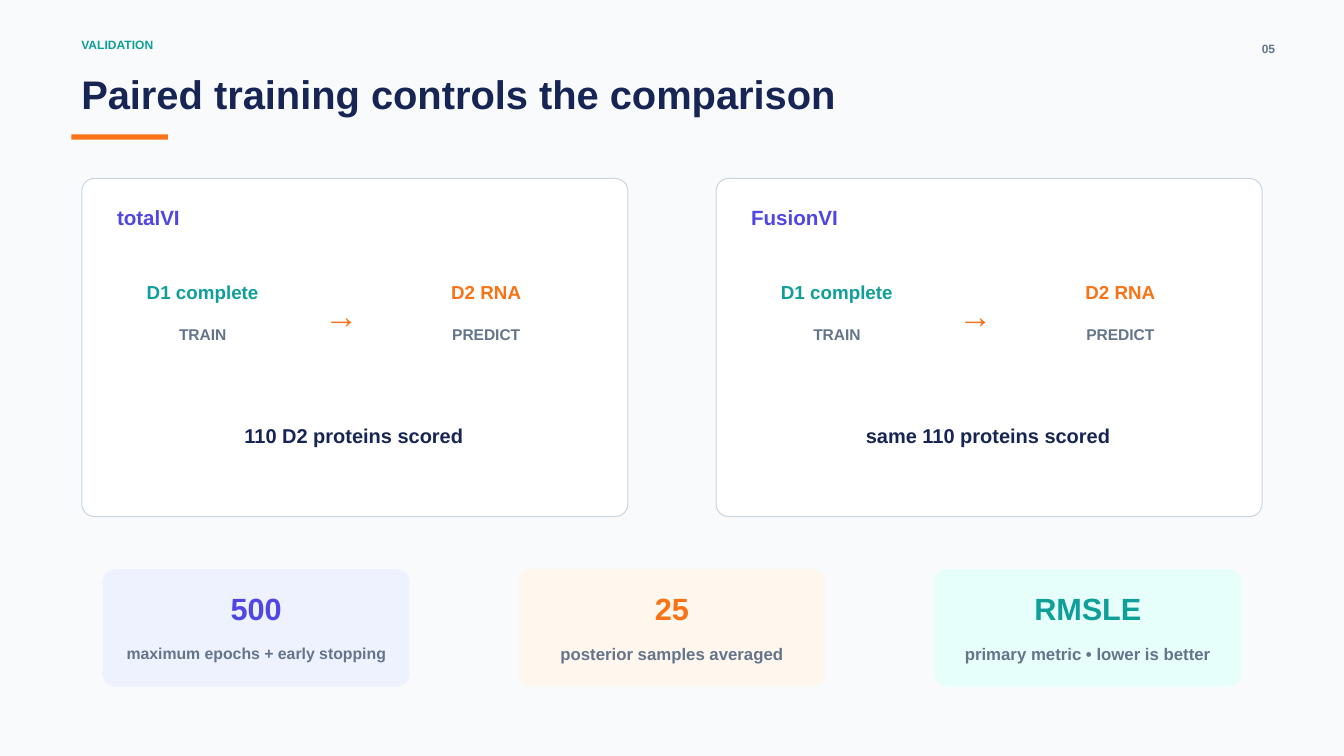
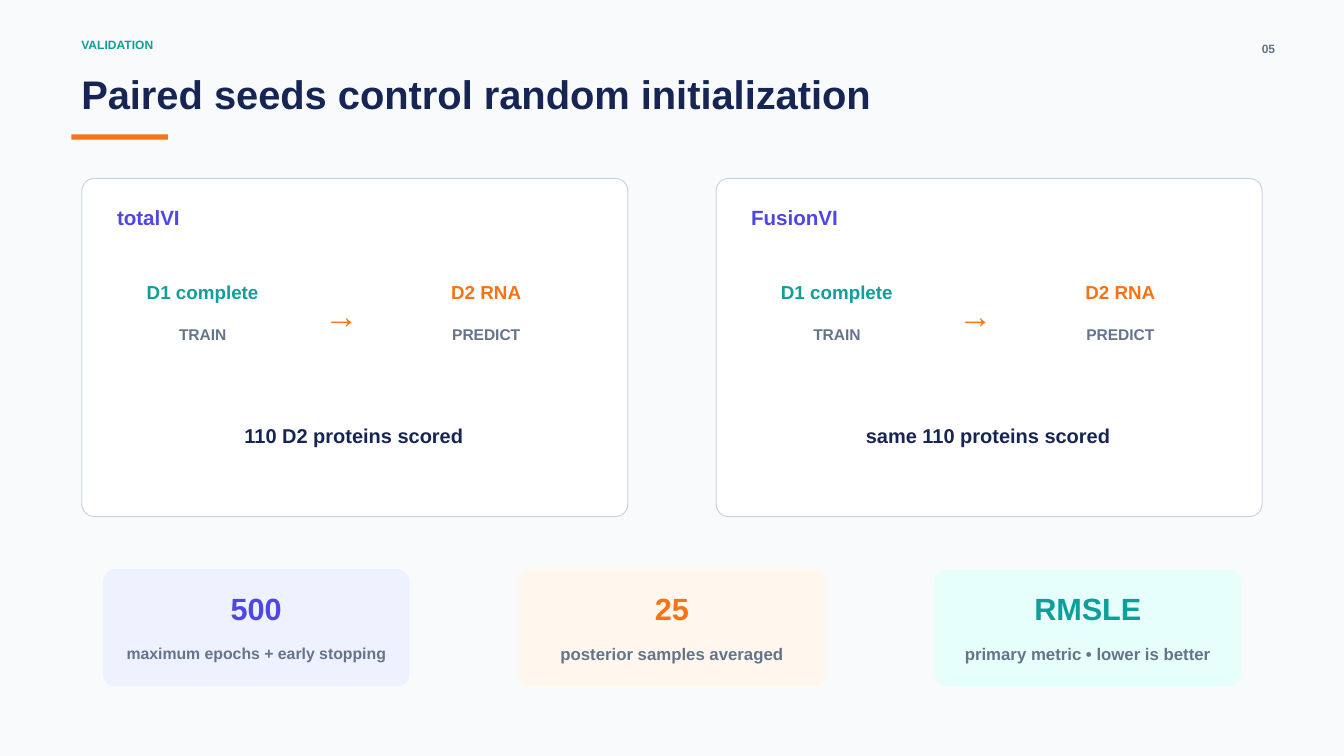
Before and after one commit to nazirad19/FusionVI, a slide deck: slide 5 of deliverables/FusionVI_Paper_Benchmark_Presentation.pptx. Drawn at 1344x756 pixels with LibreOffice and Linux fonts; fonts in the diff are those of the drawing. Boxes give left, top, right and bottom in pixels: in the first picture for what was removed or moved away, otherwise in the second. Text is boxed around its words. In the diff, an @@ line names an element or a change of style, - is before the commit and + after.

```diff
--- a/deliverables/FusionVI_Paper_Benchmark_Presentation.pptx
+++ b/deliverables/FusionVI_Paper_Benchmark_Presentation.pptx
@@ text at (x1=81, y1=80, x2=871, y2=110): text changed @@
-Paired training controls the comparison
+Paired seeds control random initialization
```
Also in this commit, not shown: 5 other slides changed, 1 other file.
